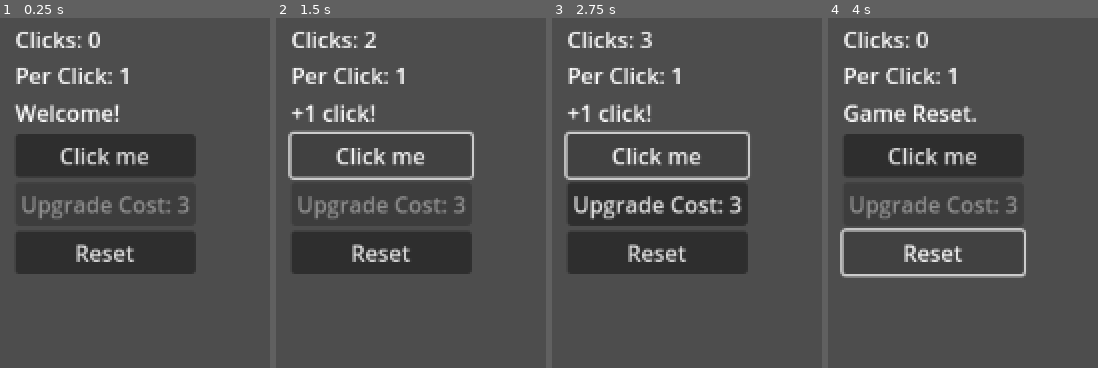
Above: before the commit, frames 1-4 (left to right).
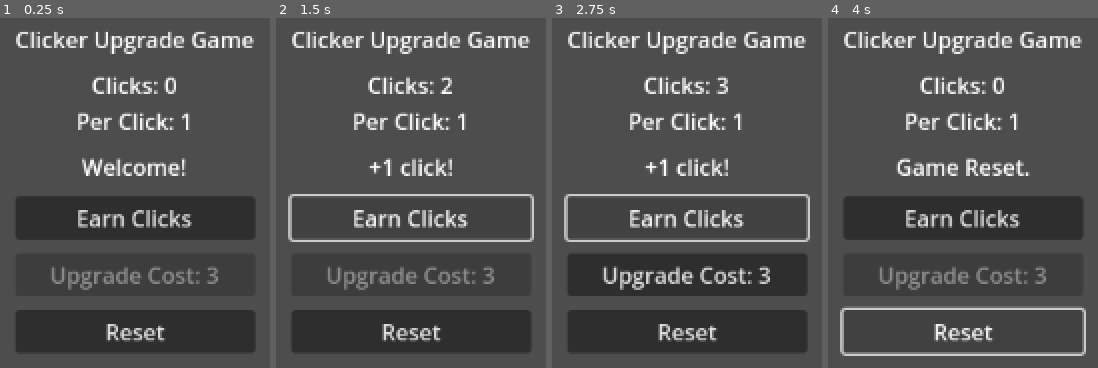
Above: after the commit, the same moments.

Repository: fehudma/godot_projects
Game: Godot game, scene res://Scenes/main.tscn
Two runs of this game, one before a commit and one after it. Both use one fixed random seed, a clock stepped at 60 frames per second and the inputs below.
Inputs:
- Up to frame 1 (0.25 s): no input
- Up to frame 2 (1.5 s): click "Click me" (after the commit: "Earn Clicks") at 0.5 s; click "Click me" (after the commit: "Earn Clicks") at 1.25 s
- Up to frame 3 (2.75 s): click "Click me" (after the commit: "Earn Clicks") at 2 s
- Up to frame 4 (4 s): click "Upgrade Cost: 3" at 2.75 s; click "Reset" at 3.5 s

The runs differ from the first frame. In frame 1, 33% of the frame differs, in the area x 5-95%, y 4-96%; in frame 2, 26%; in frame 3, 34%, in the area x 4-96%, y 4-96%; in frame 4, 25%.

Commit message:
commit before Stage 2 - timers

Diff:
--- a/Scenes/main.tscn
+++ b/Scenes/main.tscn
@@ -21,18 +21,26 @@
 layout_mode = 0
 offset_right = 40.0
 offset_bottom = 40.0
+theme_override_constants/separation = 10
+
+[node name="TitleLabel" type="Label" parent="VBoxContainer"]
+layout_mode = 2
+text = "Clicker Upgrade Game"
+horizontal_alignment = 1
 
 [node name="StatsLabel" type="Label" parent="VBoxContainer"]
 layout_mode = 2
 text = "Clicks: 0"
+horizontal_alignment = 1
 
 [node name="MessageLabel" type="Label" parent="VBoxContainer"]
 layout_mode = 2
 text = "Welcome!"
+horizontal_alignment = 1
 
 [node name="ClickButton" type="Button" parent="VBoxContainer"]
 layout_mode = 2
-text = "Click me"
+text = "Earn Clicks"
 
 [node name="UpgradeButton" type="Button" parent="VBoxContainer"]
 layout_mode = 2
